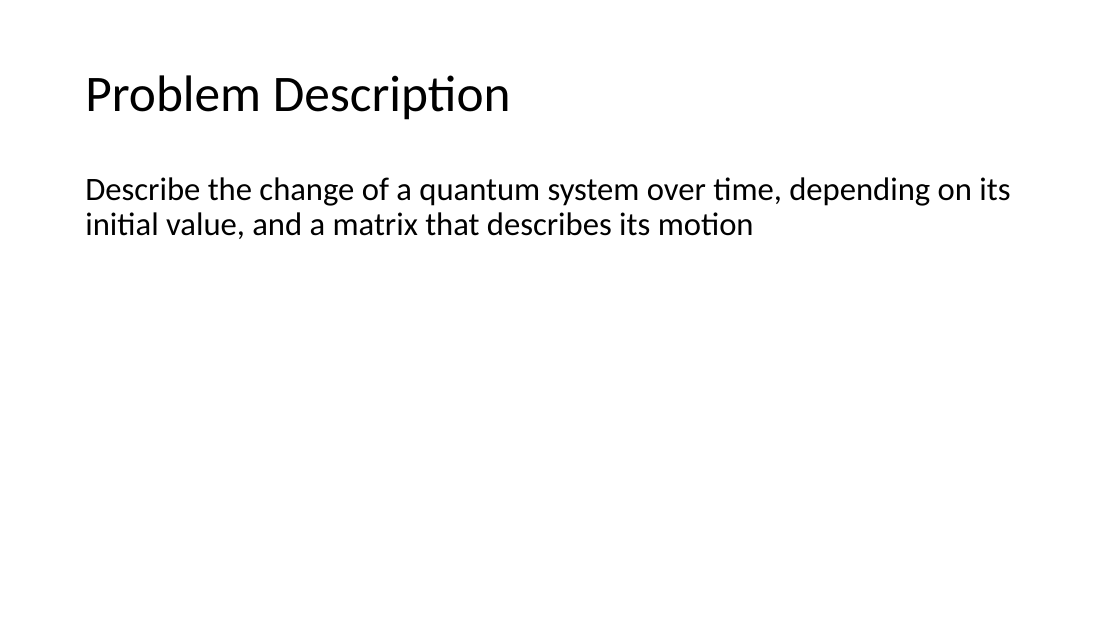
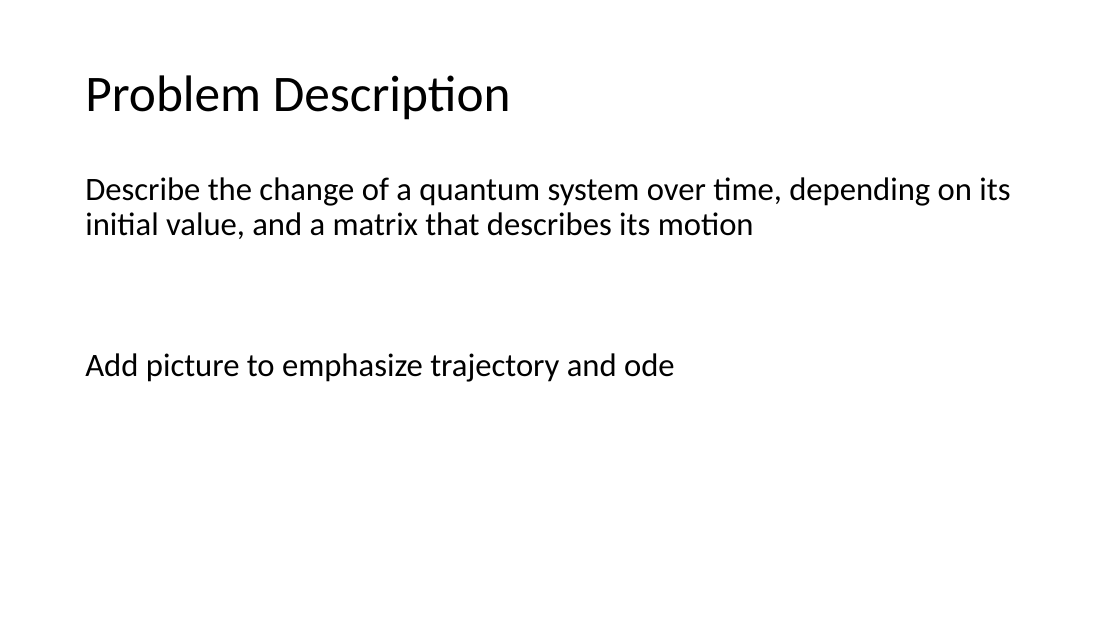
Before and after one commit to ryantpfr/quantam-ode, a slide deck: slide 2 of Presentation1.pptx. Drawn at 1120x630 pixels with LibreOffice and Linux fonts; fonts in the diff are those of the drawing. Boxes give left, top, right and bottom in pixels: in the first picture for what was removed or moved away, otherwise in the second. Text is boxed around its words. In the diff, an @@ line names an element or a change of style, - is before the commit and + after.

```diff
--- a/Presentation1.pptx
+++ b/Presentation1.pptx
@@ text at (85, 353, 675, 382): paragraph added @@
+Add picture to emphasize trajectory and ode
```
Also in this commit, not shown: 2 other slides changed.
